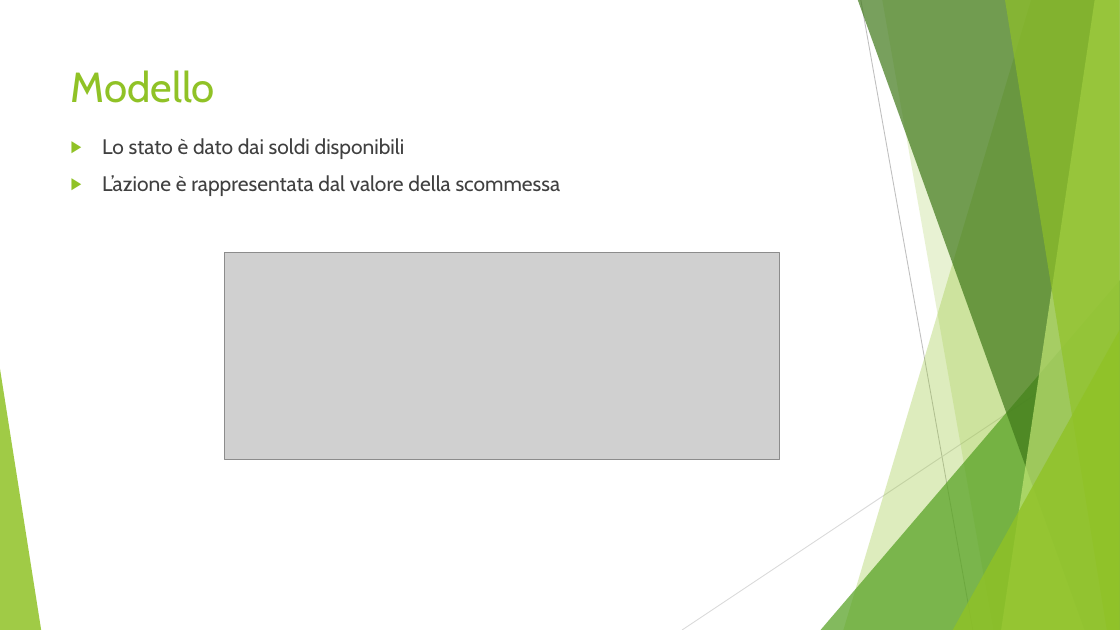
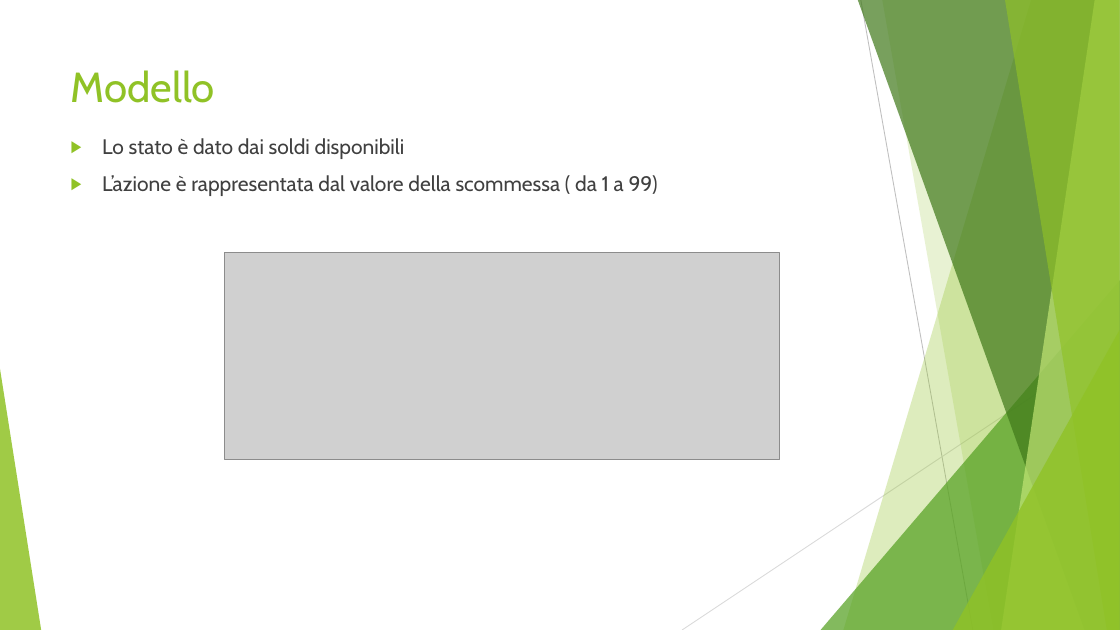
Before and after one commit to costanzagiacona/MRL, a slide deck: slide 3 of Gambler.pptx. Drawn at 1120x630 pixels with LibreOffice and Linux fonts; fonts in the diff are those of the drawing; grey boxes stand for pictures. Boxes give left, top, right and bottom in pixels: in the first picture for what was removed or moved away, otherwise in the second. Text is boxed around its words. In the diff, an @@ line names an element or a change of style, - is before the commit and + after.

```diff
--- a/Gambler.pptx
+++ b/Gambler.pptx
@@ text at (102, 175, 658, 196): text changed @@
-▶ L’azione è rappresentata dal valore della scommessa
+▶ L’azione è rappresentata dal valore della scommessa ( da 1 a 99)
```
Also in this commit, not shown: 4 other slides changed, 1 other file.
